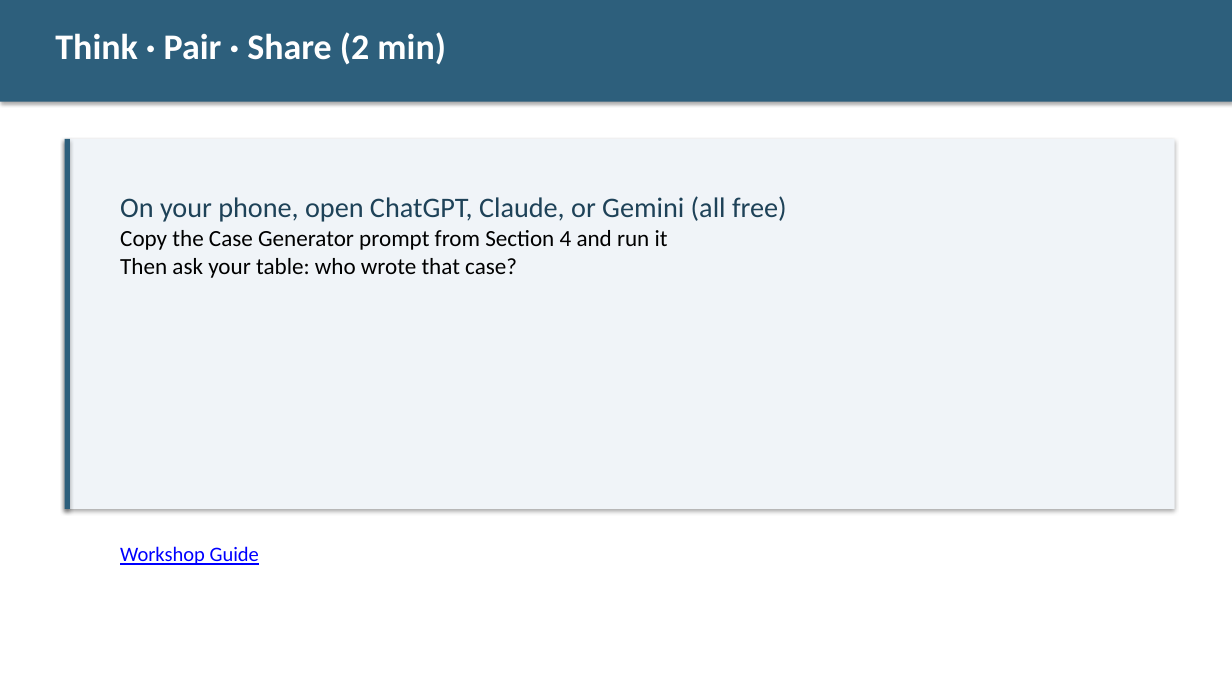
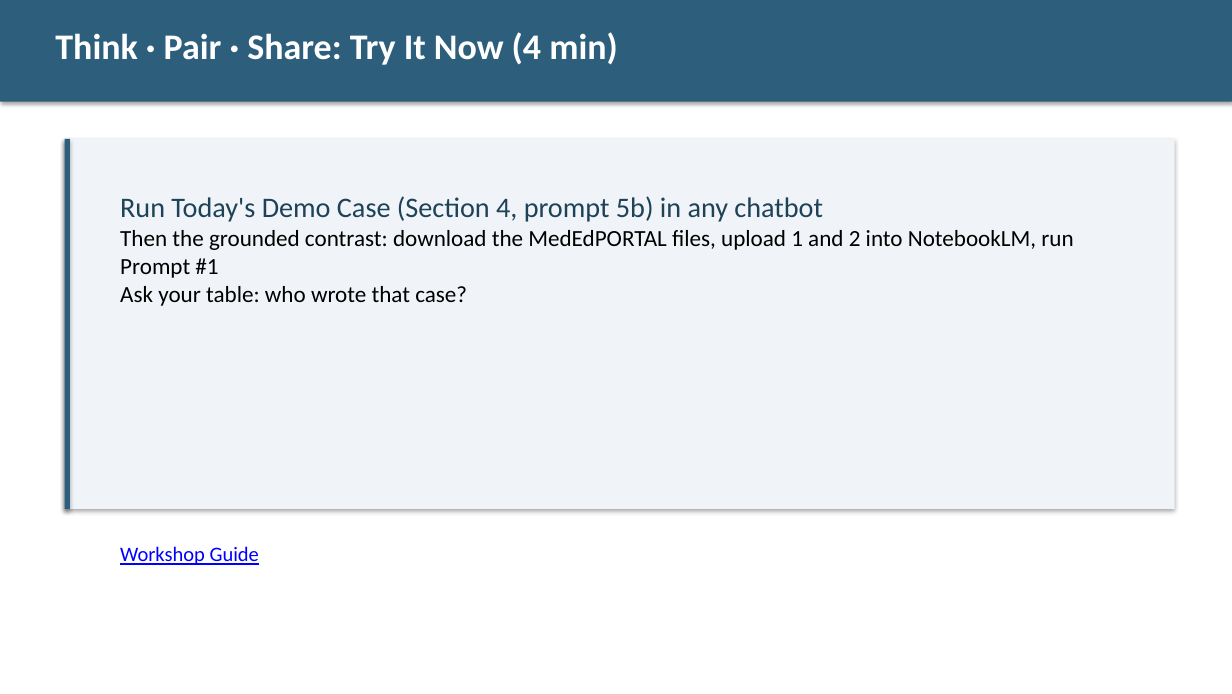
Before and after one commit to diana-brewer/digital-learning-unlocked, a slide deck: slide 12 of Digital Learning Unlocked - Slide Deck.pptx (slide 13 before the commit). Drawn at 1232x694 pixels with LibreOffice and Linux fonts; fonts in the diff are those of the drawing. Boxes give left, top, right and bottom in pixels: in the first picture for what was removed or moved away, otherwise in the second. Text is boxed around its words. In the diff, an @@ line names an element or a change of style, - is before the commit and + after.

```diff
--- a/Digital Learning Unlocked - Slide Deck.pptx
+++ b/Digital Learning Unlocked - Slide Deck.pptx
@@ text at (x1=55, y1=32, x2=618, y2=65): text changed @@
-Think · Pair · Share (2 min)
+Think · Pair · Share: Try It Now (4 min)
@@ text at (x1=120, y1=196, x2=1073, y2=306): text changed @@
-On your phone, open ChatGPT, Claude, or Gemini (all free)
-Copy the Case Generator prompt from Section 4 and run it
-Then ask your table: who wrote that case?
+Run Today's Demo Case (Section 4, prompt 5b) in any chatbot
+Then the grounded contrast: download the MedEdPORTAL files, upload 1 and 2 into NotebookLM, run Prompt #1
+Ask your table: who wrote that case?
```
Also in this commit, not shown: 8 other slides changed, 1 slide added, 4 slides removed, 3 other files.
